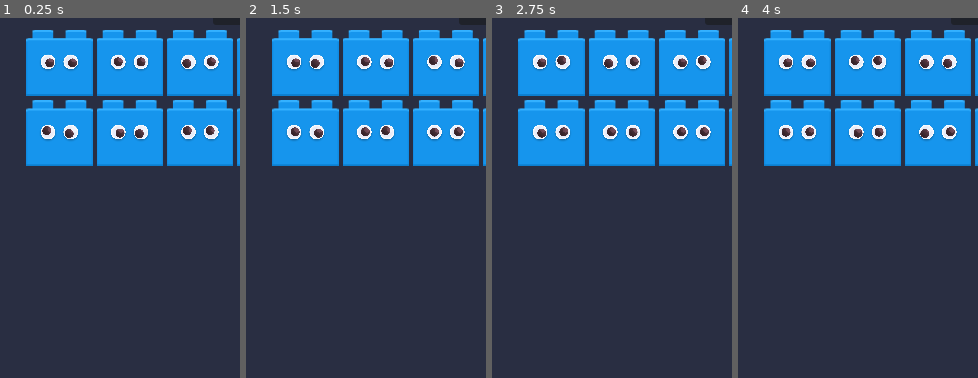
Above: before the commit, frames 1-4 (left to right).
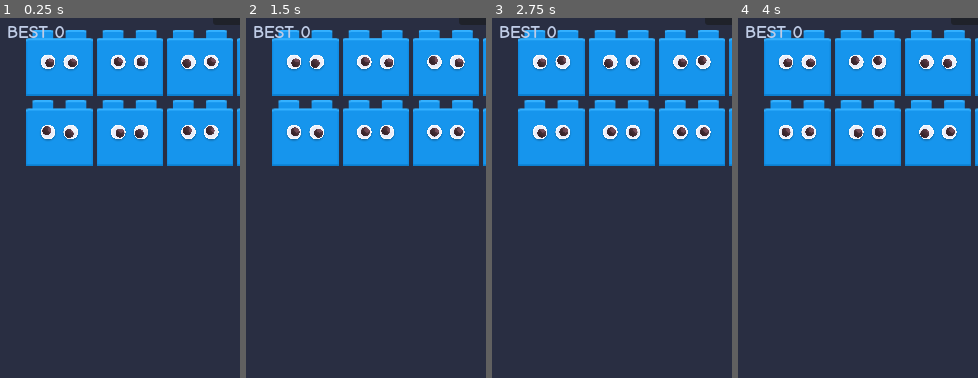
Above: after the commit, the same moments.

Repository: ZacharyEllison/games
Game: Godot game, scene res://scenes/main.tscn
Two runs of this game, one before a commit and one after it. Both use one fixed random seed, a clock stepped at 60 frames per second and the inputs below.
Inputs (mouse positions are % of the whole screen's width and height, from its top left):
- Up to frame 1 (0.25 s): no input
- Up to frame 2 (1.5 s): click "||" at 0.5 s; click "Restart from Beginning" at 1.25 s
- Up to frame 3 (2.75 s): tap Enter at 2 s; move the mouse to (72, 45) at 2.02 s; hold Right (move_right) from 2.03 s (still down); click (72, 45) at 2.1 s
- Up to frame 4 (4 s): move the mouse to (30, 55) at 2.77 s; release Right (move_right) at 2.78 s; hold Left (move_left) 2.78-3.53 s; click (30, 55) at 2.85 s; move the mouse to (60, 28) at 3.52 s; hold Right (move_right) from 3.53 s (still down); click (60, 28) at 3.6 s
The pictures show only the part of the screen within x 1-51%, y 5-55%; the shares and areas given below are measured in that part.

The runs differ from the first frame. In frame 1, 0.4% of the frame differs, in the area x 3-27%, y 2-6%; in frame 2, 0.4%; in frame 3, 0.4%; in frame 4, 0.4%.

Commit message:
Add Brick Breaker local saves, per-layer scoring, and tap-to-continue end screens.
Persist high scores and level unlocks via localStorage, award points on each brick layer hit, and center perfect/game over/victory UI until the player taps to continue.

Diff:
--- a/brickbreaker/project.godot
+++ b/brickbreaker/project.godot
@@ -21,6 +21,7 @@
 [autoload]
 
 AudioManager="*res://scripts/audio_manager.gd"
+SaveManager="*res://scripts/save_manager.gd"
 
 [display]
 
@@ -58,7 +59,6 @@
 [input_devices]
 
 pointing/emulate_touch_from_mouse=true
-pointing/emulate_mouse_from_touch=true
 
 [rendering]
 
--- a/brickbreaker/scenes/brick.gd
+++ b/brickbreaker/scenes/brick.gd
@@ -1,6 +1,9 @@
 extends StaticBody2D
 
-signal destroyed(points, pos, tier)
+const POINTS_PER_LAYER := 10
+
+signal layer_scored(points, pos, tier)
+signal destroyed(pos, tier)
 
 var max_hits := 1
 var hits := 0
@@ -48,6 +51,7 @@
 	hits += 1
 	AudioManager.play_hit(randf_range(0.65, 1.5))
 	_jiggle()
+	layer_scored.emit(POINTS_PER_LAYER, global_position, max_hits)
 	if hits >= max_hits:
 		_break()
 	else:
@@ -58,7 +62,9 @@
 		return
 	AudioManager.play_hit(randf_range(0.65, 1.5))
 	_jiggle()
-	hits = max_hits
+	while hits < max_hits:
+		hits += 1
+		layer_scored.emit(POINTS_PER_LAYER, global_position, max_hits)
 	_break()
 
 func _jiggle() -> void:
@@ -87,7 +93,7 @@
 		return
 	_broken = true
 	collision.set_deferred("disabled", true)
-	destroyed.emit(max_hits * 10, global_position, max_hits)
+	destroyed.emit(global_position, max_hits)
 	var tween := create_tween().set_trans(Tween.TRANS_BACK).set_ease(Tween.EASE_IN)
 	tween.tween_property(self, "scale", Vector2.ZERO, 0.2)
 	tween.tween_callback(queue_free)
--- a/brickbreaker/scenes/brick_grid.gd
+++ b/brickbreaker/scenes/brick_grid.gd
@@ -1,6 +1,7 @@
 extends Node2D
 
-signal brick_destroyed(points, pos, tier)
+signal brick_scored(points, pos, tier)
+signal brick_destroyed(pos, tier)
 signal cleared
 
 const BRICK := preload("res://scenes/brick.tscn")
@@ -68,6 +69,7 @@
 				TOP_MARGIN + r * (BRICK_H + SPACING)
 			)
 			brick.setup(tier, stage_data)
+			brick.layer_scored.connect(_on_brick_layer_scored)
 			brick.destroyed.connect(_on_brick_destroyed)
 			_live_count += 1
 
@@ -104,9 +106,12 @@
 		_:
 			return {"texture": _tex_blue, "modulate": Color.WHITE}
 
-func _on_brick_destroyed(points: int, pos: Vector2, tier: int) -> void:
+func _on_brick_layer_scored(points: int, pos: Vector2, tier: int) -> void:
+	brick_scored.emit(points, pos, tier)
+
+func _on_brick_destroyed(pos: Vector2, tier: int) -> void:
 	_live_count -= 1
-	brick_destroyed.emit(points, pos, tier)
+	brick_destroyed.emit(pos, tier)
 	if _live_count <= 0:
 		cleared.emit()
 
--- a/brickbreaker/scenes/hud.gd
+++ b/brickbreaker/scenes/hud.gd
@@ -5,10 +5,14 @@
 const MAX_LEVEL := 10
 
 @onready var score_label: Label = $Score
+@onready var best_score_label: Label = $BestScore
 @onready var lives_label: Label = $Lives
 @onready var message: Label = $Message
 @onready var tap_prompt: Label = $TapPrompt
 @onready var final_score: Label = $GameOverPanel/FinalScore
+@onready var best_score_line: Label = $GameOverPanel/BestScoreLine
+@onready var new_best_badge: Label = $GameOverPanel/NewBestBadge
+@onready var stats_line: Label = $GameOverPanel/StatsLine
 @onready var bang_backdrop: Control = $GameOverPanel/BangBackdrop
 @onready var game_over_panel: Control = $GameOverPanel
 @onready var perfect_badge: Label = $PerfectBadge
@@ -45,6 +49,7 @@
 	tap_prompt.hide()
 	game_over_panel.hide()
 	perfect_badge.hide()
+	new_best_badge.hide()
 	pause_overlay.hide()
 	level_select_panel.hide()
 	pause_btn.pressed.connect(_on_pause_btn_pressed)
@@ -57,6 +62,9 @@
 	score_label.text = "SCORE %d" % value
 	_bump(score_label)
 
+func set_high_score(value: int) -> void:
+	best_score_label.text = "BEST %d" % value
+
 func set_lives(value: int) -> void:
 	lives_label.text = "LIVES %d" % value
 	_bump(lives_label)
@@ -73,7 +81,8 @@
 func hide_message() -> void:
 	message.hide()
 
-func show_tap_prompt() -> void:
+func show_tap_prompt(text: String = "TAP TO PLAY") -> void:
+	tap_prompt.text = text
 	tap_prompt.show()
 	_start_float(tap_prompt)
 
@@ -81,57 +90,60 @@
 	_stop_float(tap_prompt)
 	tap_prompt.hide()
 
-func show_game_over(score: int) -> void:
+func show_game_over(score: int, high_score: int, new_best: bool, games_played: int, games_won: int) -> void:
 	hide_tap_prompt()
 	message.text = "GAME OVER"
 	message.show()
 	_slam_in(message, 0.4)
 	game_over_panel.show()
+	_show_end_panel(score, high_score, new_best, games_played, games_won)
+	show_tap_prompt("TAP TO PLAY AGAIN")
+
+func hide_game_over() -> void:
+	game_over_panel.hide()
+	message.hide()
+	new_best_badge.hide()
+	hide_tap_prompt()
+
+func show_victory(score: int, high_score: int, new_best: bool, games_played: int, games_won: int) -> void:
+	hide_tap_prompt()
+	hide_game_over()
+	message.text = "YOU WIN!"
+	message.show()
+	_slam_in(message, 0.4)
+	game_over_panel.show()
+	_show_end_panel(score, high_score, new_best, games_played, games_won)
+	show_tap_prompt("TAP TO PLAY AGAIN")
+
+func hide_victory() -> void:
+	hide_game_over()
+
+func _show_end_panel(score: int, high_score: int, new_best: bool, games_played: int, games_won: int) -> void:
 	final_score.text = "SCORE %d" % score
 	final_score.material = null
+	best_score_line.text = "BEST %d" % high_score
+	stats_line.text = "Games: %d · Wins: %d" % [games_played, games_won]
+	new_best_badge.visible = new_best
 	bang_backdrop.hide()
 	if score > 2000:
 		bang_backdrop.show()
 	if score > 1000:
 		final_score.material = _rainbow_mat
 	_slam_in(final_score, 0.3)
-
-func hide_game_over() -> void:
-	game_over_panel.hide()
-	message.hide()
-
-func show_victory(score: int) -> void:
-	hide_tap_prompt()
-	hide_game_over()
-	message.text = "YOU WIN!"
-	message.show()
-	_slam_in(message, 0.4)
-	game_over_panel.show()
-	final_score.text = "SCORE %d" % score
-	final_score.material = null
-	bang_backdrop.hide()
-	if score > 2000:
-		bang_backdrop.show()
-	if score > 1000:
-		final_score.material = _rainbow_mat
-	_slam_in(final_score, 0.3)
-
-func hide_victory() -> void:
-	hide_game_over()
+	if new_best:
+		new_best_badge.material = _gold_mat
+		_slam_in(new_best_badge, 0.25)
 
 func show_perfect() -> void:
 	perfect_badge.show()
 	perfect_badge.material = _gold_mat
 	_slam_in(perfect_badge, 0.25)
 	_start_float(perfect_badge)
-	var tween := create_tween()
-	tween.tween_interval(2.0)
-	tween.tween_property(perfect_badge, "modulate:a", 0.0, 0.5)
-	tween.tween_callback(func():
-		_stop_float(perfect_badge)
-		perfect_badge.hide()
-		perfect_badge.modulate.a = 1.0
-	)
+
+func hide_perfect() -> void:
+	_stop_float(perfect_badge)
+	perfect_badge.hide()
+	perfect_badge.modulate.a = 1.0
 
 func show_slam_text(text: String, world_pos: Vector2) -> void:
 	var label := Label.new()
--- a/brickbreaker/scenes/hud.tscn
+++ b/brickbreaker/scenes/hud.tscn
@@ -16,6 +16,16 @@
 theme_override_fonts/font = ExtResource("2")
 theme_override_font_sizes/font_size = 26
 text = "SCORE 0"
+
+[node name="BestScore" type="Label" parent="."]
+offset_left = 12.0
+offset_top = 42.0
+offset_right = 220.0
+offset_bottom = 66.0
+theme_override_colors/font_color = Color(0.75, 0.8, 0.9, 1)
+theme_override_fonts/font = ExtResource("2")
+theme_override_font_sizes/font_size = 18
+text = "BEST 0"
 
 [node name="Lives" type="Label" parent="."]
 offset_left = 320.0
@@ -44,9 +54,9 @@
 anchor_right = 0.5
 anchor_bottom = 0.5
 offset_left = -160.0
-offset_top = -80.0
+offset_top = -150.0
 offset_right = 160.0
-offset_bottom = -30.0
+offset_bottom = -90.0
 grow_horizontal = 2
 grow_vertical = 2
 theme_override_fonts/font = ExtResource("2")
@@ -63,9 +73,9 @@
 anchor_right = 0.5
 anchor_bottom = 0.5
 offset_left = -140.0
-offset_top = 10.0
+offset_top = -70.0
 offset_right = 140.0
-offset_bottom = 120.0
+offset_bottom = 90.0
 grow_horizontal = 2
 grow_vertical = 2
 
@@ -104,6 +114,66 @@
 horizontal_alignment = 1
 vertical_alignment = 1
 
+[node name="BestScoreLine" type="Label" parent="GameOverPanel"]
+layout_mode = 1
+anchors_preset = 8
+anchor_left = 0.5
+anchor_top = 0.5
+anchor_right = 0.5
+anchor_bottom = 0.5
+offset_left = -130.0
+offset_top = 18.0
+offset_right = 130.0
+offset_bottom = 42.0
+grow_horizontal = 2
+grow_vertical = 2
+theme_override_colors/font_color = Color(0.75, 0.8, 0.9, 1)
+theme_override_fonts/font = ExtResource("2")
+theme_override_font_sizes/font_size = 22
+text = "BEST 0"
+horizontal_alignment = 1
+vertical_alignment = 1
+
+[node name="NewBestBadge" type="Label" parent="GameOverPanel"]
+visible = false
+layout_mode = 1
+anchors_preset = 8
+anchor_left = 0.5
+anchor_top = 0.5
+anchor_right = 0.5
+anchor_bottom = 0.5
+offset_left = -90.0
+offset_top = 44.0
+offset_right = 90.0
+offset_bottom = 72.0
+grow_horizontal = 2
+grow_vertical = 2
+theme_override_fonts/font = ExtResource("2")
+theme_override_font_sizes/font_size = 24
+text = "NEW BEST!"
+horizontal_alignment = 1
+vertical_alignment = 1
+
+[node name="StatsLine" type="Label" parent="GameOverPanel"]
+layout_mode = 1
+anchors_preset = 8
+anchor_left = 0.5
+anchor_top = 0.5
+anchor_right = 0.5
+anchor_bottom = 0.5
+offset_left = -130.0
+offset_top = 72.0
+offset_right = 130.0
+offset_bottom = 96.0
+grow_horizontal = 2
+grow_vertical = 2
+theme_override_colors/font_color = Color(0.65, 0.7, 0.78, 1)
+theme_override_fonts/font = ExtResource("2")
+theme_override_font_sizes/font_size = 18
+text = "Games: 0 · Wins: 0"
+horizontal_alignment = 1
+vertical_alignment = 1
+
 [node name="TapPrompt" type="Label" parent="."]
 visible = false
 anchors_preset = 8
@@ -125,13 +195,21 @@
 
 [node name="PerfectBadge" type="Label" parent="."]
 visible = false
-offset_left = 300.0
-offset_top = 48.0
-offset_right = 468.0
-offset_bottom = 88.0
-horizontal_alignment = 2
-theme_override_fonts/font = ExtResource("2")
-theme_override_font_sizes/font_size = 28
+anchors_preset = 8
+anchor_left = 0.5
+anchor_top = 0.5
+anchor_right = 0.5
+anchor_bottom = 0.5
+offset_left = -140.0
+offset_top = -28.0
+offset_right = 140.0
+offset_bottom = 28.0
+grow_horizontal = 2
+grow_vertical = 2
+horizontal_alignment = 1
+vertical_alignment = 1
+theme_override_fonts/font = ExtResource("2")
+theme_override_font_sizes/font_size = 44
 text = "PERFECT"
 
 [node name="FloatingLayer" type="Control" parent="."]
--- a/brickbreaker/scenes/main.gd
+++ b/brickbreaker/scenes/main.gd
@@ -41,12 +41,15 @@
 	var screen := get_viewport_rect().size
 	_paddle_y = screen.y * 0.85
 	paddle.global_position = Vector2(screen.x * 0.5, _paddle_y)
+	grid.brick_scored.connect(_on_brick_scored)
 	grid.brick_destroyed.connect(_on_brick_destroyed)
 	grid.cleared.connect(_on_level_cleared)
 	hud.pause_requested.connect(_on_pause_requested)
 	hud.resume_requested.connect(_on_resume_requested)
 	hud.restart_requested.connect(_on_restart_from_pause)
 	hud.level_selected.connect(_on_level_selected)
+	max_unlocked_level = SaveManager.max_unlocked_level
+	hud.set_high_score(SaveManager.high_score)
 	_new_game()
 
 func _paddle_y_for_screen() -> float:
@@ -57,7 +60,6 @@
 	level = 1
 	score = 0
 	lives = 3
-	max_unlocked_level = 1
 	_lives_lost_this_level = 0
 	_level_points = 0
 	hud.set_score(score)
@@ -115,7 +117,12 @@
 			hud.hide_tap_prompt()
 	elif state == State.GAME_OVER or state == State.VICTORY:
 		if Input.is_action_just_pressed("press"):
+			AudioManager.unlock()
 			_new_game()
+	elif state == State.LEVEL_CLEAR:
+		if Input.is_action_just_pressed("press"):
+			AudioManager.unlock()
+			_advance_after_perfect()
 
 func spawn_extra_balls(pos: Vector2, count: int, speed_scale: float = 1.0) -> void:
 	if state != State.PLAYING:
@@ -149,17 +156,21 @@
 		if lives <= 0:
 			state = State.GAME_OVER
 			hud.hide_tap_prompt()
-			hud.show_game_over(score)
+			var new_best := SaveManager.record_game_end(score, false)
+			hud.set_high_score(SaveManager.high_score)
+			hud.show_game_over(score, SaveManager.high_score, new_best, SaveManager.games_played, SaveManager.games_won)
 		else:
 			_clear_powerups()
 			_spawn_held_ball()
 			state = State.IDLE
 			hud.show_tap_prompt()
 
-func _on_brick_destroyed(points: int, pos: Vector2, tier: int) -> void:
+func _on_brick_scored(points: int, _pos: Vector2, _tier: int) -> void:
 	score += points
 	_level_points += points
 	hud.set_score(score)
+
+func _on_brick_destroyed(pos: Vector2, tier: int) -> void:
 	var chance: float = POWERUP_CHANCE_BY_TIER.get(tier, 0.03)
 	if randf() < chance:
 		_drop_powerup(pos, tier)
@@ -210,20 +221,36 @@
 	hud.hide_tap_prompt()
 	_clear_balls()
 	_clear_powerups()
-	if _lives_lost_this_level == 0 and _level_points > 0:
+	var was_perfect := _lives_lost_this_level == 0 and _level_points > 0
+	if was_perfect:
 		score += _level_points
 		hud.set_score(score)
 		hud.show_perfect()
 		hud.slam_score()
 	max_unlocked_level = mini(maxi(max_unlocked_level, level + 1), MAX_LEVEL)
+	SaveManager.set_max_unlocked_level(max_unlocked_level)
 	if level >= MAX_LEVEL:
 		state = State.VICTORY
+		hud.hide_perfect()
 		hud.hide_tap_prompt()
-		hud.show_victory(score)
+		var new_best := SaveManager.record_game_end(score, true)
+		hud.set_high_score(SaveManager.high_score)
+		hud.show_victory(score, SaveManager.high_score, new_best, SaveManager.games_played, SaveManager.games_won)
+		return
+	if was_perfect:
+		hud.show_tap_prompt("TAP TO CONTINUE")
 		return
 	hud.show_message("LEVEL %d" % (level + 1))
 	await get_tree().create_timer(1.2).timeout
 	hud.hide_message()
+	level += 1
+	_start_level()
+
+func _advance_after_perfect() -> void:
+	if state != State.LEVEL_CLEAR:
+		return
+	hud.hide_perfect()
+	hud.hide_tap_prompt()
 	level += 1
 	_start_level()
 
--- /dev/null
+++ b/brickbreaker/scripts/save_manager.gd
@@ -0,0 +1,82 @@
+extends Node
+
+const SAVE_KEY := "zellis-brickbreaker-save"
+const USER_PATH := "user://brickbreaker_save.json"
+const MAX_LEVEL := 10
+
+var high_score: int = 0
+var max_unlocked_level: int = 1
+var games_played: int = 0
+var games_won: int = 0
+var last_score: int = 0
+
+
+func _ready() -> void:
+	load_data()
+
+
+func record_game_end(score: int, won: bool) -> bool:
+	var new_best := score > high_score
+	last_score = score
+	games_played += 1
+	if won:
+		games_won += 1
+	if new_best:
+		high_score = score
+	save_data()
+	return new_best
+
+
+func set_max_unlocked_level(level: int) -> void:
+	var clamped := clampi(level, 1, MAX_LEVEL)
+	if clamped <= max_unlocked_level:
+		return
+	max_unlocked_level = clamped
+	save_data()
+
+
+func load_data() -> void:
+	var raw := _read_storage()
+	if raw.is_empty():
+		return
+	var parsed: Variant = JSON.parse_string(raw)
+	if typeof(parsed) != TYPE_DICTIONARY:
+		return
+	var data: Dictionary = parsed
+	high_score = int(data.get("high_score", 0))
+	max_unlocked_level = clampi(int(data.get("max_unlocked_level", 1)), 1, MAX_LEVEL)
+	games_played = int(data.get("games_played", 0))
+	games_won = int(data.get("games_won", 0))
+	last_score = int(data.get("last_score", 0))
+
+
+func save_data() -> void:
+	var payload := {
+		"high_score": high_score,
+		"max_unlocked_level": max_unlocked_level,
+		"games_played": games_played,
+		"games_won": games_won,
+		"last_score": last_score,
+	}
+	_write_storage(JSON.stringify(payload))
+
+
+func _read_storage() -> String:
+	if OS.has_feature("web"):
+		var js := "localStorage.getItem('%s') || ''" % SAVE_KEY
+		if JavaScriptBridge.eval(js, true) != null:
+			return str(JavaScriptBridge.eval(js, true))
+		return ""
+	var file := FileAccess.open(USER_PATH, FileAccess.READ)
+	if file == null:
+		return ""
+	return file.get_as_text()
+
+
+func _write_storage(payload: String) -> void:
+	if OS.has_feature("web"):
+		JavaScriptBridge.eval("localStorage.setItem('%s', %s);" % [SAVE_KEY, JSON.stringify(payload)])
+		return
+	var file := FileAccess.open(USER_PATH, FileAccess.WRITE)
+	if file:
+		file.store_string(payload)
Not shown, added: brickbreaker/scripts/save_manager.gd.uid
Not shown, changed: brickbreaker/index.html
Not shown, changed: brickbreaker/index.pck
